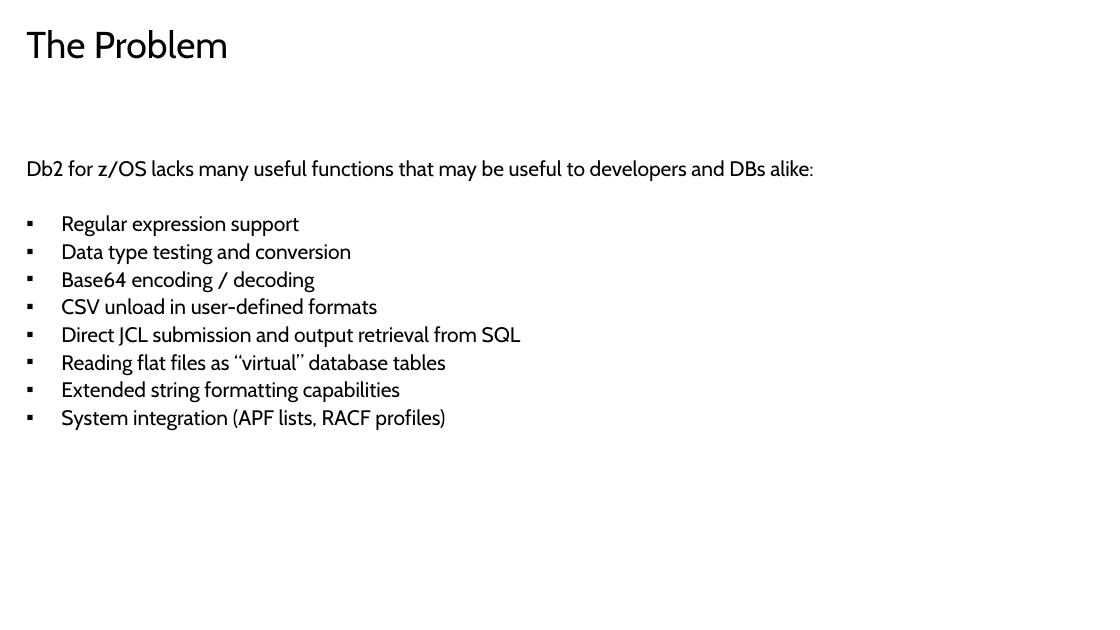
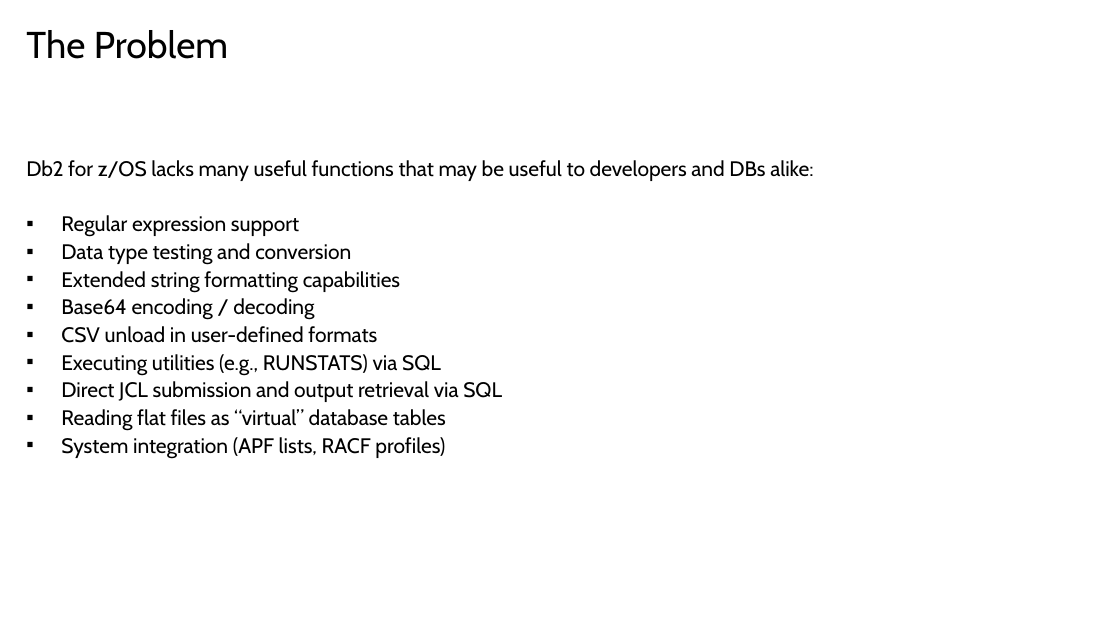
Before and after one commit to de103252/Db2_Routines, a slide deck: slide 5 of Db2 Routines Presentation.pptx (slide 4 before the commit). Drawn at 1120x630 pixels with LibreOffice and Linux fonts; fonts in the diff are those of the drawing; background and template pictures are left out. Boxes give left, top, right and bottom in pixels: in the first picture for what was removed or moved away, otherwise in the second. Text is boxed around its words. In the diff, an @@ line names an element or a change of style, - is before the commit and + after.

```diff
--- a/Db2 Routines Presentation.pptx
+++ b/Db2 Routines Presentation.pptx
@@ text at [61,271,400,293]: paragraph added @@
+▪ Extended string formatting capabilities
@@ text at [61,354,502,402]: text changed @@
-▪ Direct JCL submission and output retrieval from SQL
+▪ Executing utilities (e.g., RUNSTATS) via SQL
+▪ Direct JCL submission and output retrieval via SQL
@@ text at [61,381,400,403]: paragraph removed @@
-▪ Extended string formatting capabilities
```
Also in this commit, not shown: 5 other slides changed, 1 slide added.
